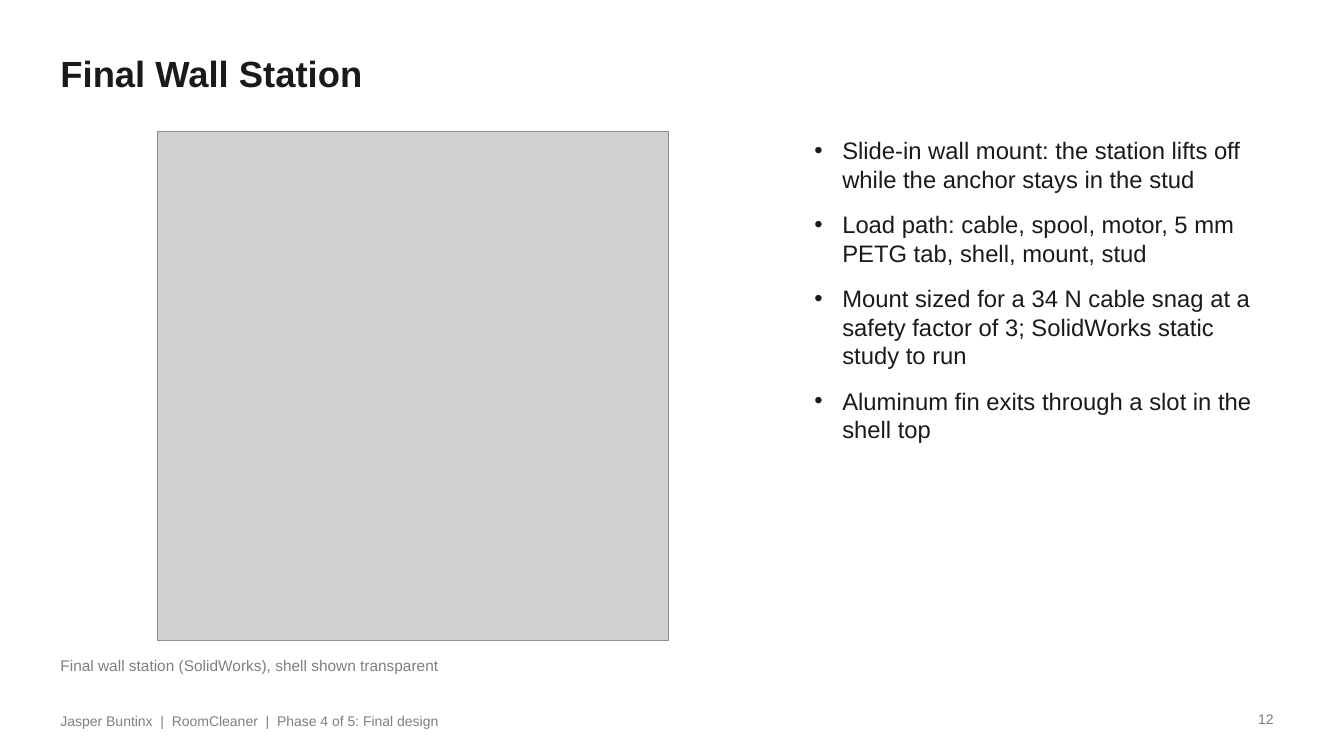
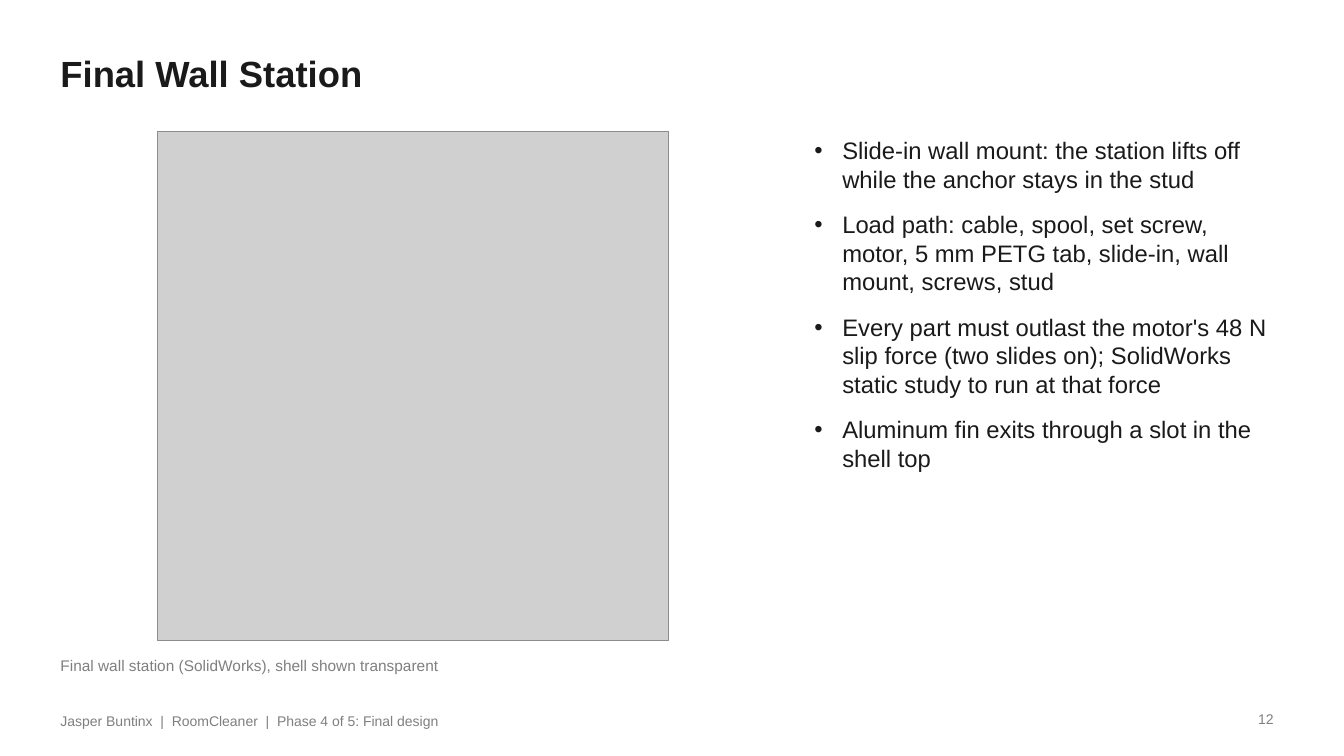
Before and after one commit to Jaspario1199/RoomCleaner, a slide deck: slide 12 of docs/presentation/deck_v8/RoomCleaner_Buntinx_Oct27_v8.pptx. Drawn at 1344x756 pixels with LibreOffice and Linux fonts; fonts in the diff are those of the drawing; grey boxes stand for pictures. Boxes give left, top, right and bottom in pixels: in the first picture for what was removed or moved away, otherwise in the second. Text is boxed around its words. In the diff, an @@ line names an element or a change of style, - is before the commit and + after.

```diff
--- a/docs/presentation/deck_v8/RoomCleaner_Buntinx_Oct27_v8.pptx
+++ b/docs/presentation/deck_v8/RoomCleaner_Buntinx_Oct27_v8.pptx
@@ text at box(842, 215, 1266, 398): text changed @@
-• Load path: cable, spool, motor, 5 mm PETG tab, shell, mount, stud
-• Mount sized for a 34 N cable snag at a safety factor of 3; SolidWorks static study to run
+• Load path: cable, spool, set screw, motor, 5 mm PETG tab, slide-in, wall mount, screws, stud
+• Every part must outlast the motor's 48 N slip force (two slides on); SolidWorks static study to run at that force
```
Also in this commit, not shown: 2 other slides changed, 1 slide added, 4 other files.
